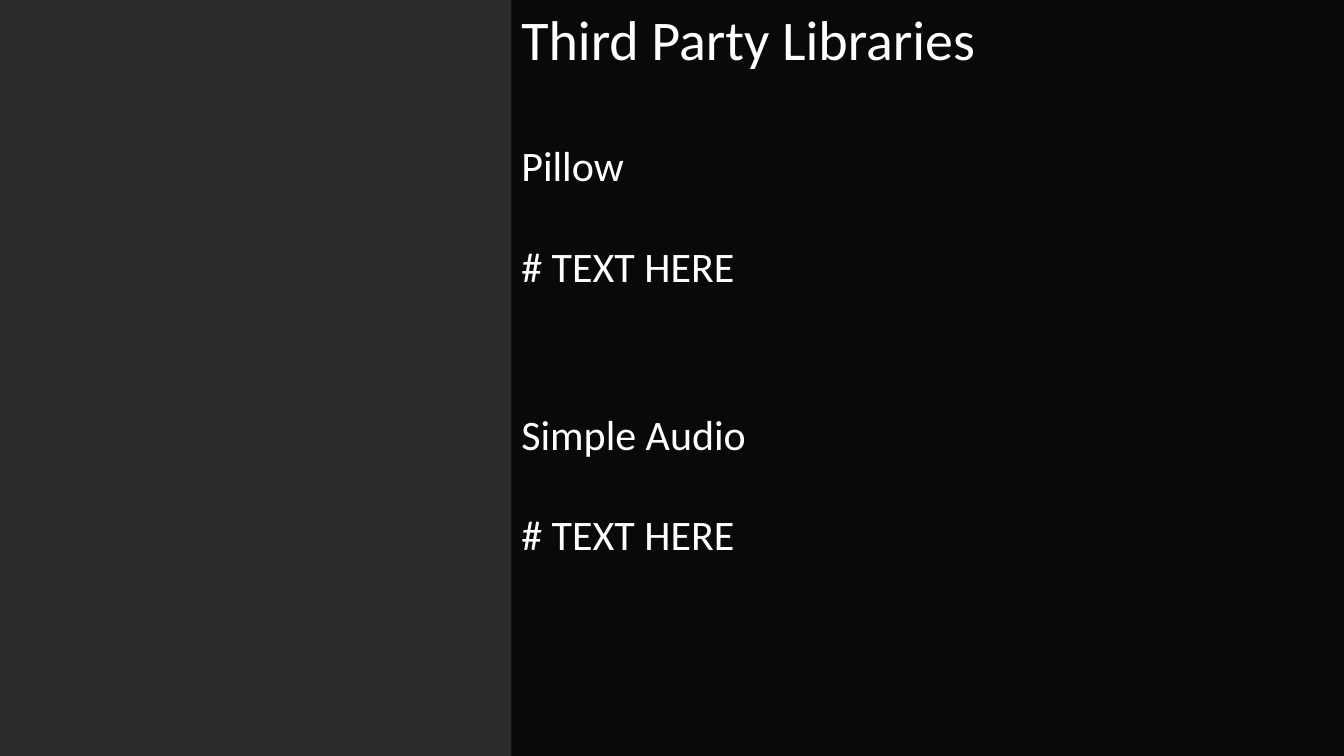
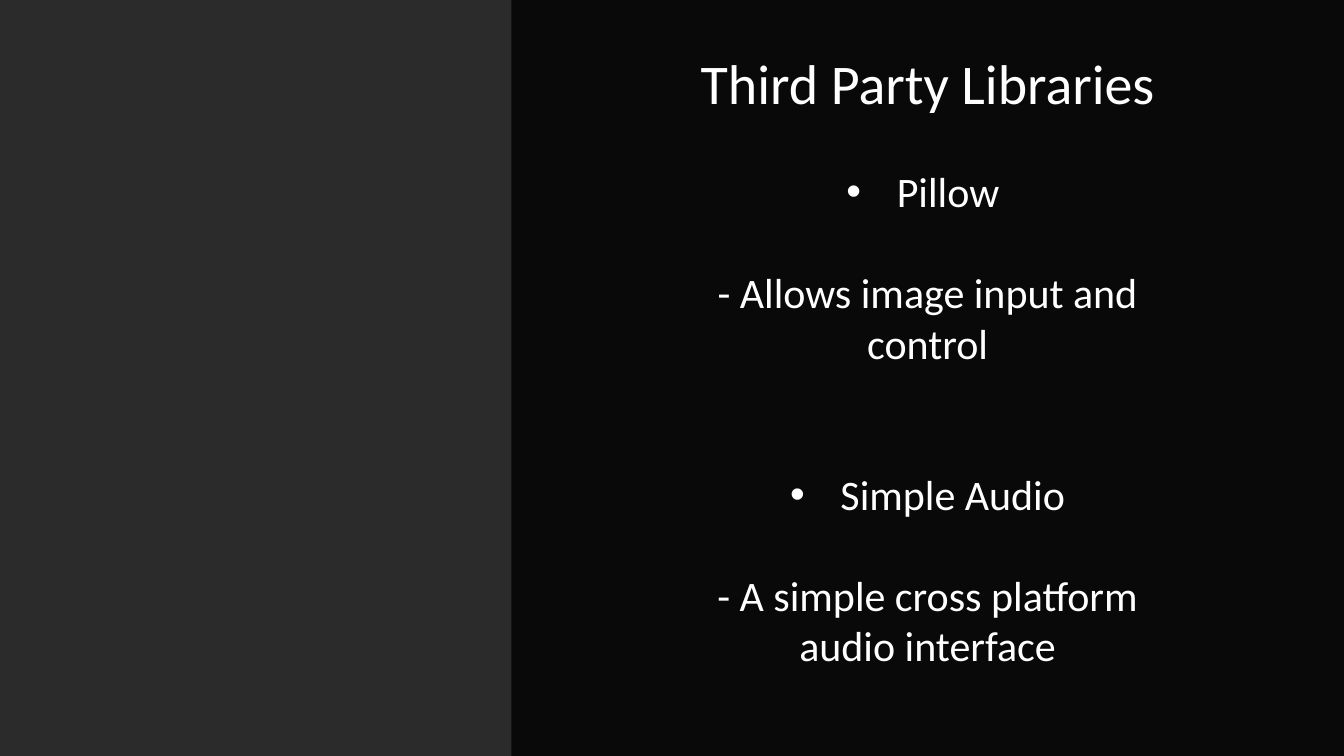
Before and after one commit to JackFurby/teamTextGame, a slide deck: slide 5 of Group Presentation.pptx (slide 4 before the commit). Drawn at 1344x756 pixels with LibreOffice and Linux fonts; fonts in the diff are those of the drawing; background and template pictures are left out; a plain dark background stands for a picture behind light text. Boxes give left, top, right and bottom in pixels: in the first picture for what was removed or moved away, otherwise in the second. Text is boxed around its words. In the diff, an @@ line names an element or a change of style, - is before the commit and + after.

```diff
--- a/Group Presentation.pptx
+++ b/Group Presentation.pptx
@@ text "Third Party Libraries" moved from (x1=521, y1=21, x2=975, y2=550) to (x1=701, y1=65, x2=1154, y2=662) @@
@@ text at (x1=701, y1=65, x2=1154, y2=517): alignment left to centre; bullet none to • @@
@@ text at (x1=740, y1=279, x2=1137, y2=360): text changed @@
-# TEXT HERE
+- Allows image input and control
@@ text at (x1=740, y1=582, x2=1137, y2=662): text changed @@
-# TEXT HERE
+- A simple cross platform audio interface
```
Also in this commit, not shown: 2 other slides changed, 4 slides added, 3 slides removed.
